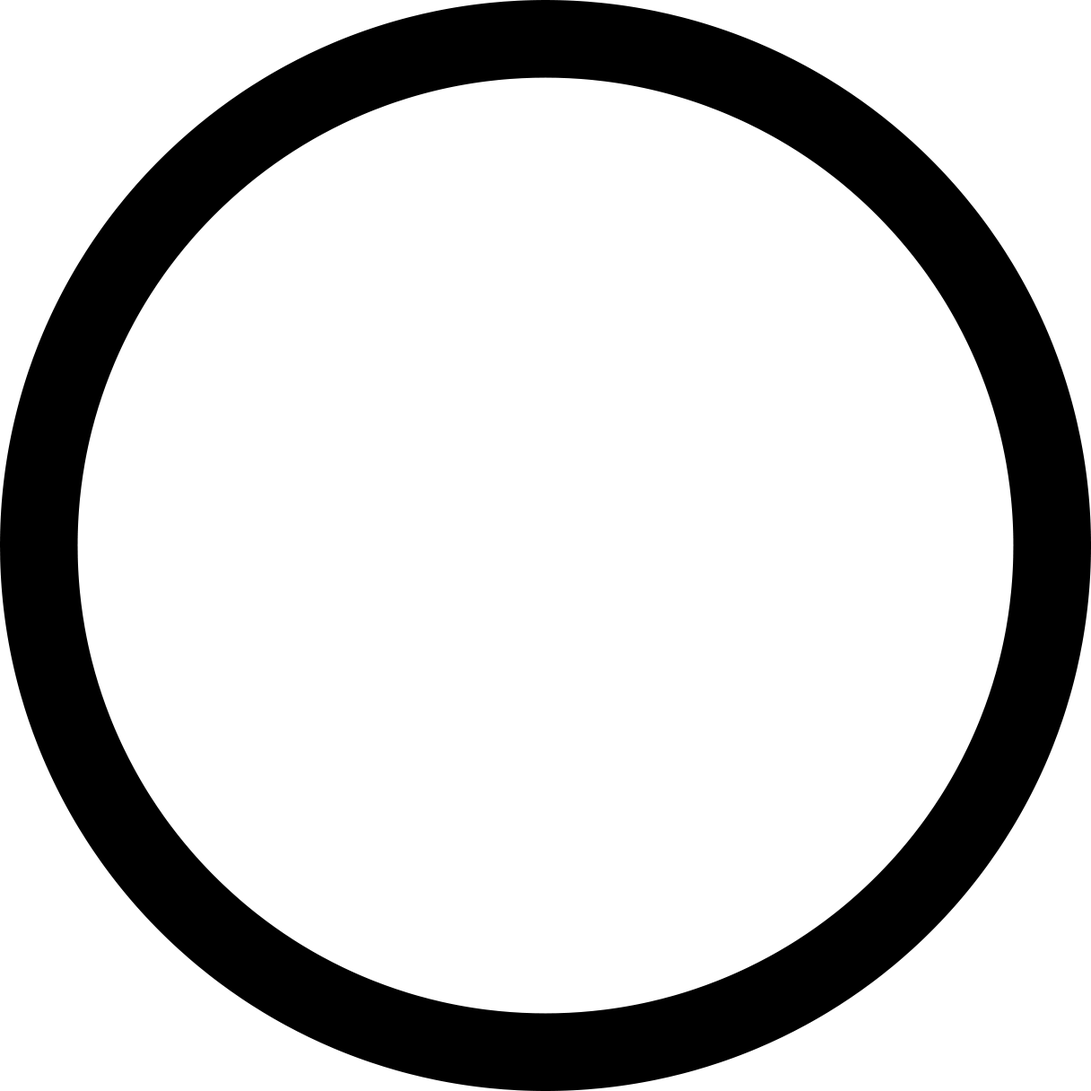
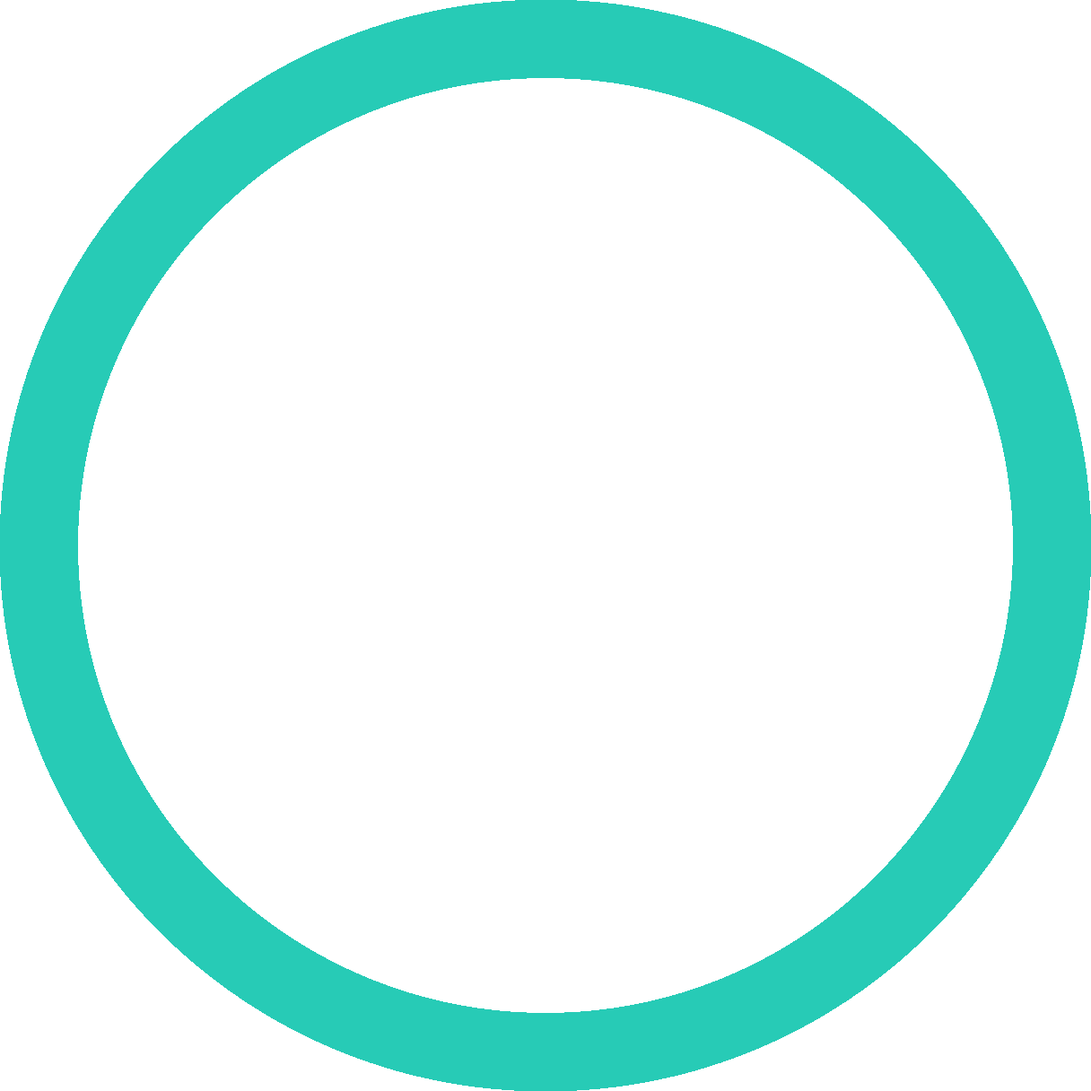
Before/after of a 1091x1091 layered artwork. What changed in the layer stack:
painted on "Ellipse 1" over [0, 0, 1091, 1091]
